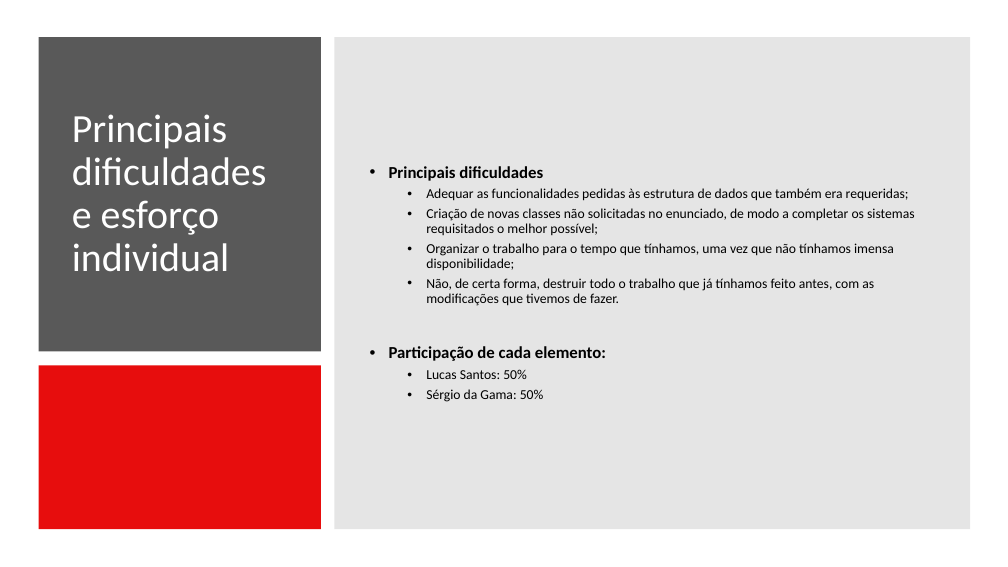
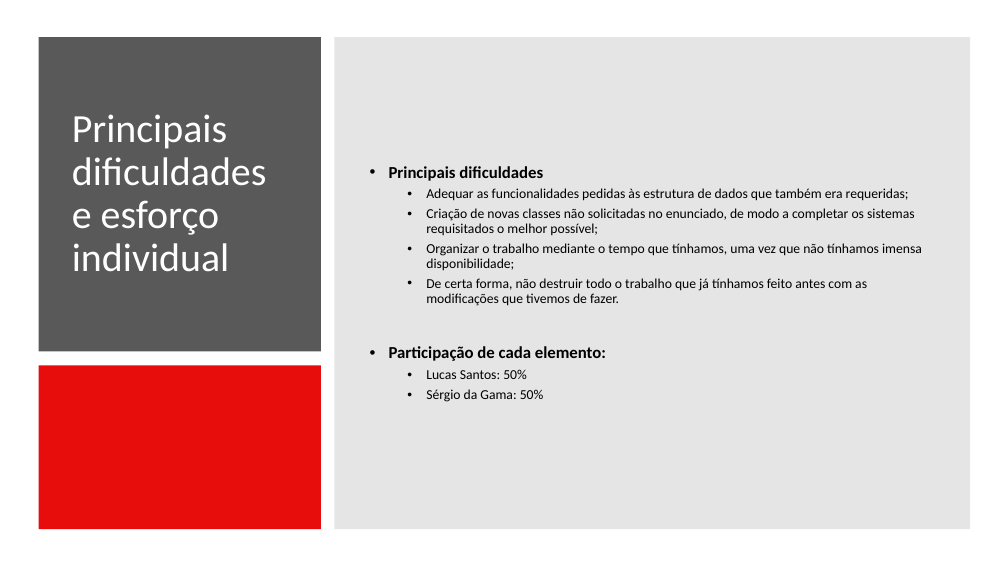
Before and after one commit to lucascalvet/2020_21_AEDA_StreamZ, a slide deck: slide 9 of StreamZ_presentation (part 2).pptx. Drawn at 1008x567 pixels with LibreOffice and Linux fonts; fonts in the diff are those of the drawing. Boxes give left, top, right and bottom in pixels: in the first picture for what was removed or moved away, otherwise in the second. Text is boxed around its words. In the diff, an @@ line names an element or a change of style, - is before the commit and + after.

```diff
--- a/StreamZ_presentation (part 2).pptx
+++ b/StreamZ_presentation (part 2).pptx
@@ text at bbox=[426, 243, 922, 306]: text changed @@
-  • Organizar o trabalho para o tempo que tínhamos, uma vez que não tínhamos imensa disponibilidade;
-  • Não, de certa forma, destruir todo o trabalho que já tínhamos feito antes, com as modificações que tivemos de fazer.
+  • Organizar o trabalho mediante o tempo que tínhamos, uma vez que não tínhamos imensa disponibilidade;
+  • De certa forma, não destruir todo o trabalho que já tínhamos feito antes com as modificações que tivemos de fazer.
```
Also in this commit, not shown: 6 other slides changed, 6 other files.
